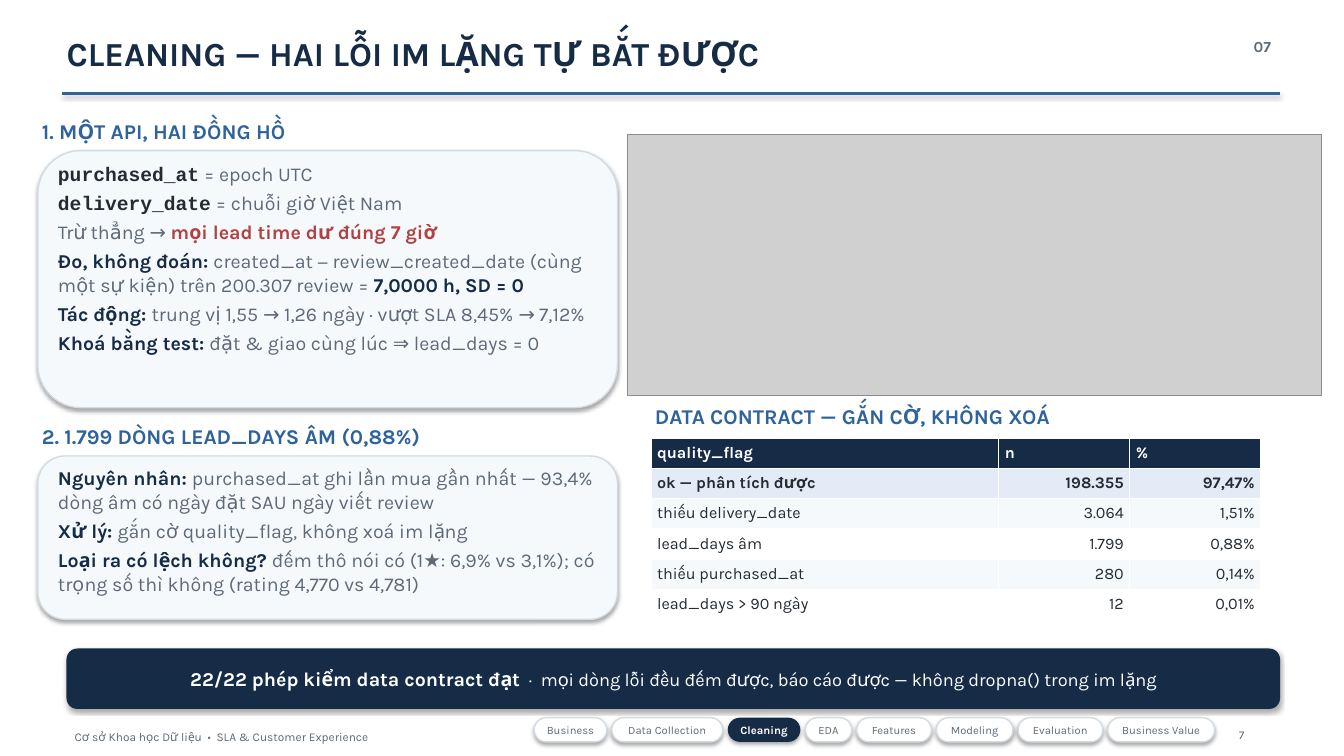
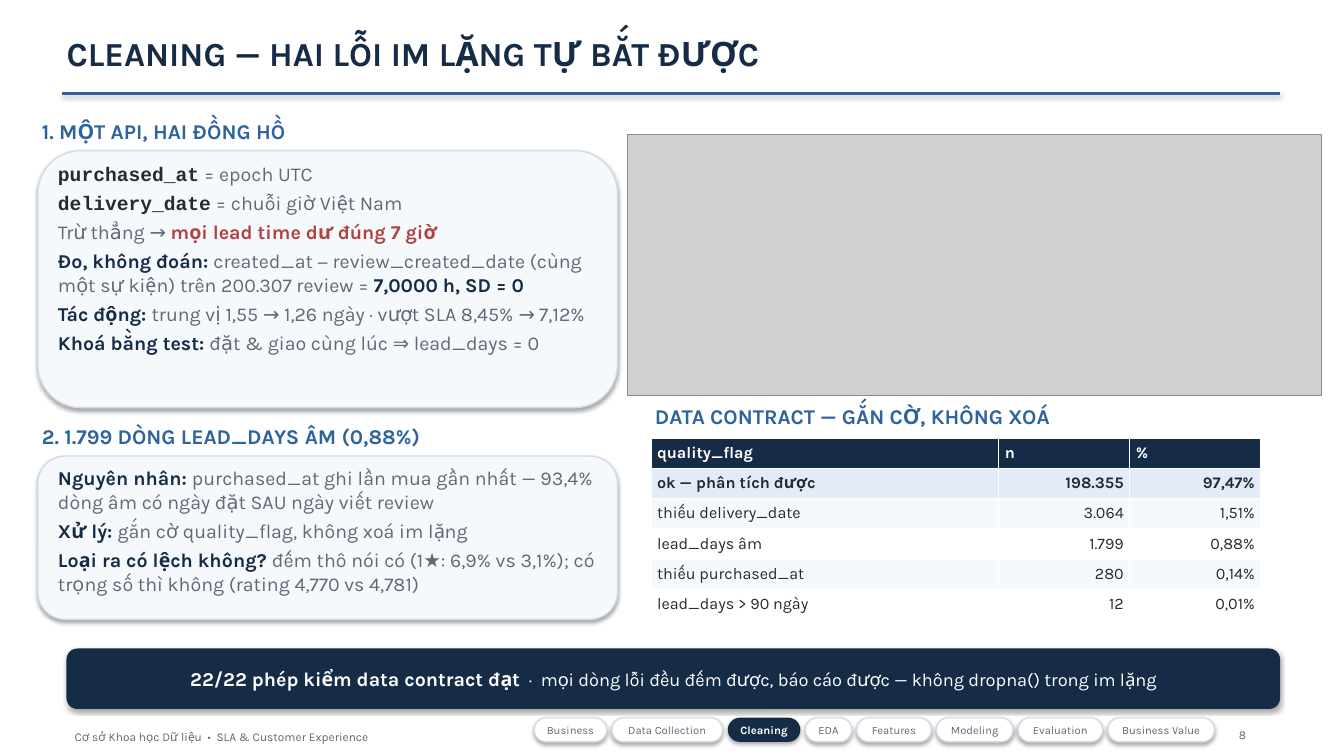
Before and after one commit to justasillyboy/datascience_hcmute, a slide deck: slide 8 of reports/Slide/SLA_DataScience_fix.pptx. Drawn at 1344x756 pixels with LibreOffice and Linux fonts; fonts in the diff are those of the drawing; grey boxes stand for pictures. Boxes give left, top, right and bottom in pixels: in the first picture for what was removed or moved away, otherwise in the second. Text is boxed around its words. In the diff, an @@ line names an element or a change of style, - is before the commit and + after.

```diff
--- a/reports/Slide/SLA_DataScience_fix.pptx
+++ b/reports/Slide/SLA_DataScience_fix.pptx
@@ text removed at <box>1254,42,1271,52</box> @@
-07
@@ text at <box>1239,731,1246,739</box>: text changed @@
-7
+8
```
Also in this commit, not shown: 23 other slides changed, 5 slides added, 20 other files.
